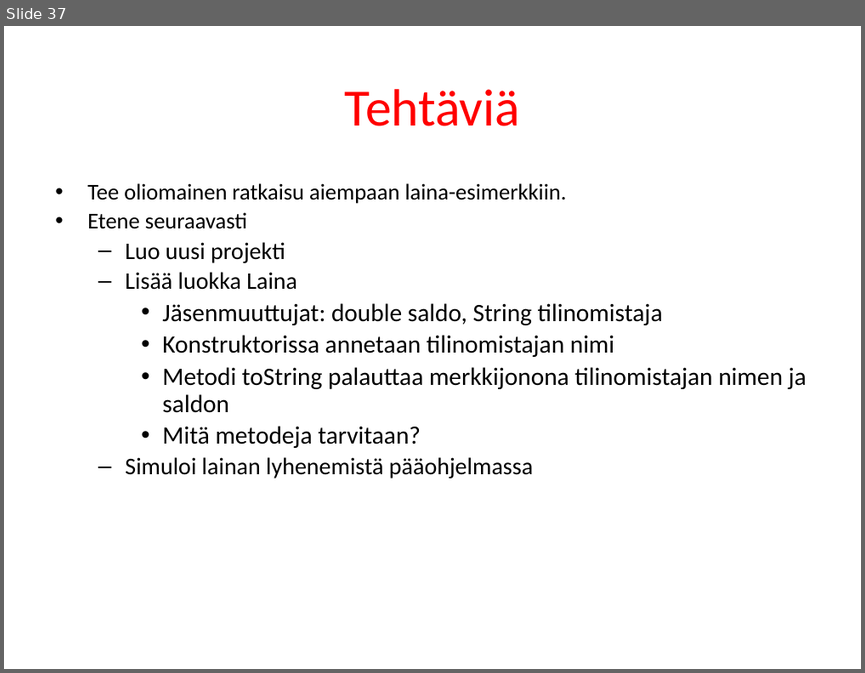
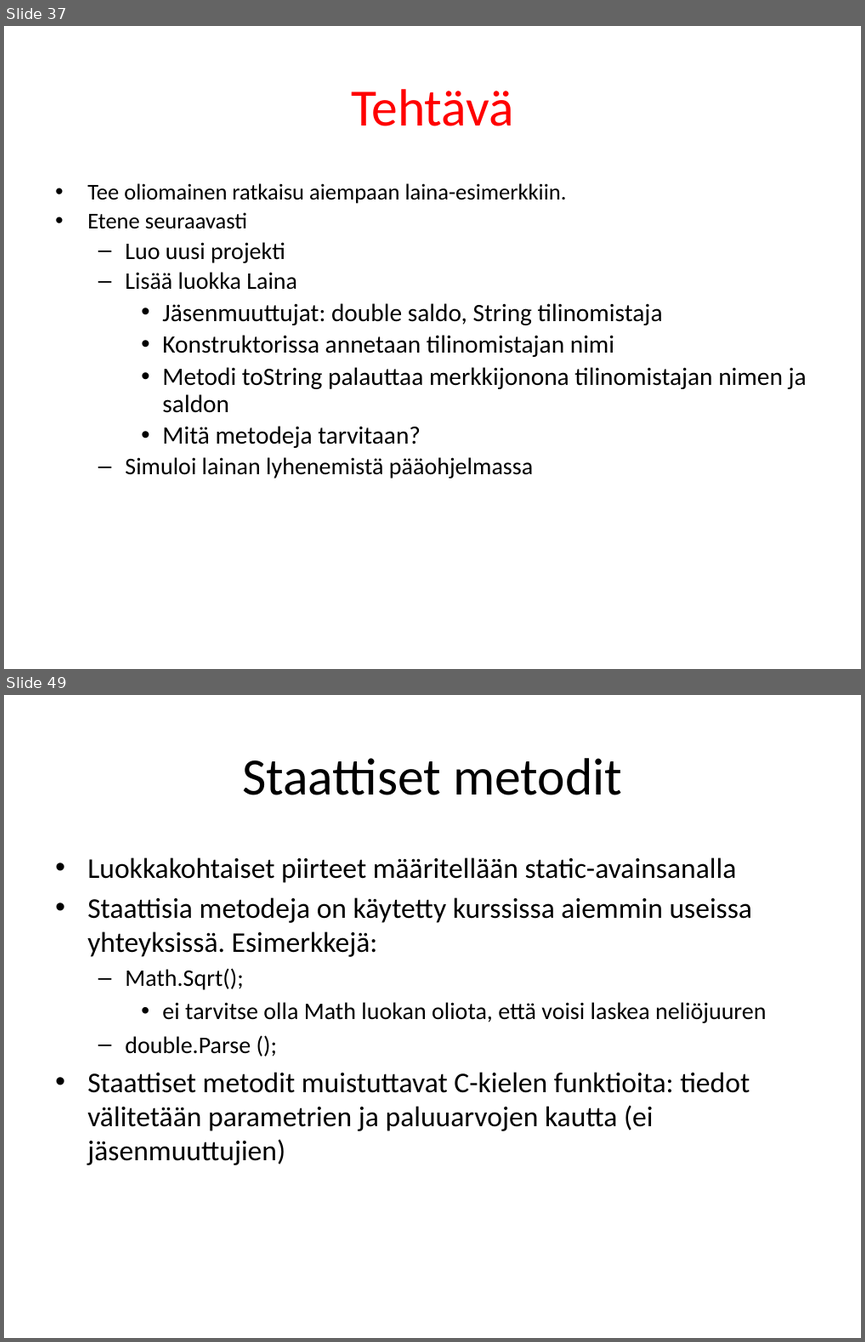
Before and after one commit to lpemake/TITE13oh, a slide deck: Olio-ohjelmointi.pptx. Shown one above the other, each under a label of ours: slide 37 before the commit, slides 37 and 49 after it; the slides between them are not shown. The pictures are 865x673 and 865x1342 pixels, drawn with LibreOffice and Linux fonts; fonts in the diff are those of the drawing. Boxes give left, top, right and bottom in pixels: in the first picture for what was removed or moved away, otherwise in the second. Text is boxed around its words. In the diff, an @@ line names an element or a change of style, - is before the commit and + after.

```diff
--- a/Olio-ohjelmointi.pptx
+++ b/Olio-ohjelmointi.pptx
@@ slide 49 added at (4,695,861,1338), background #FFFFFF @@
@@ title added at (242,758,622,795), 44 pt, text #000000 @@
+Staattiset metodit
@@ text added at (87,857,766,1165), 24 pt, text #000000 @@
+• Luokkakohtaiset piirteet määritellään static-avainsanalla
+• Staattisia metodeja on käytetty kurssissa aiemmin useissa yhteyksissä. Esimerkkejä:
+  – Math.Sqrt();
+    • ei tarvitse olla Math luokan oliota, että voisi laskea neliöjuuren
+  – double.Parse ();
+• Staattiset metodit muistuttavat C-kielen funktioita: tiedot välitetään parametrien ja paluuarvojen kautta (ei jäsenmuuttujien)
@@ slide 37 changed as well @@
@@ title at (351,89,514,126): text changed @@
-Tehtäviä
+Tehtävä
```
Also in this commit, not shown: 97 other slides added, 58 other files.
